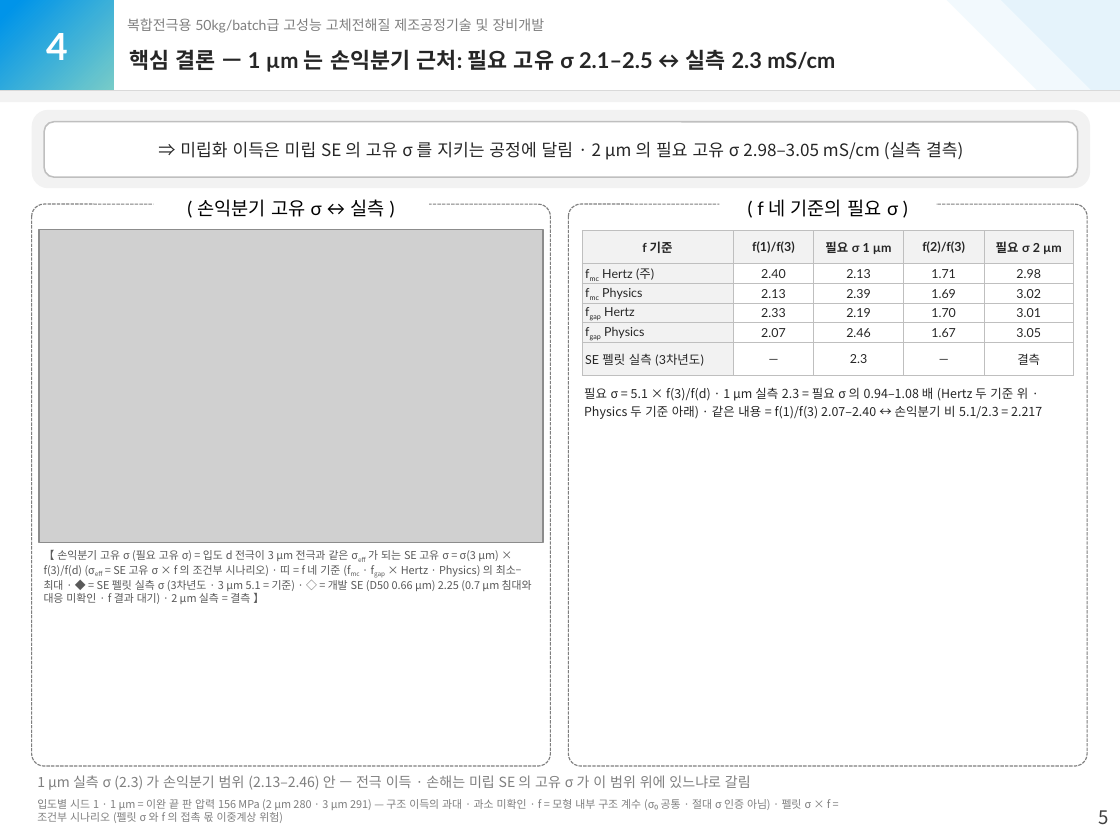
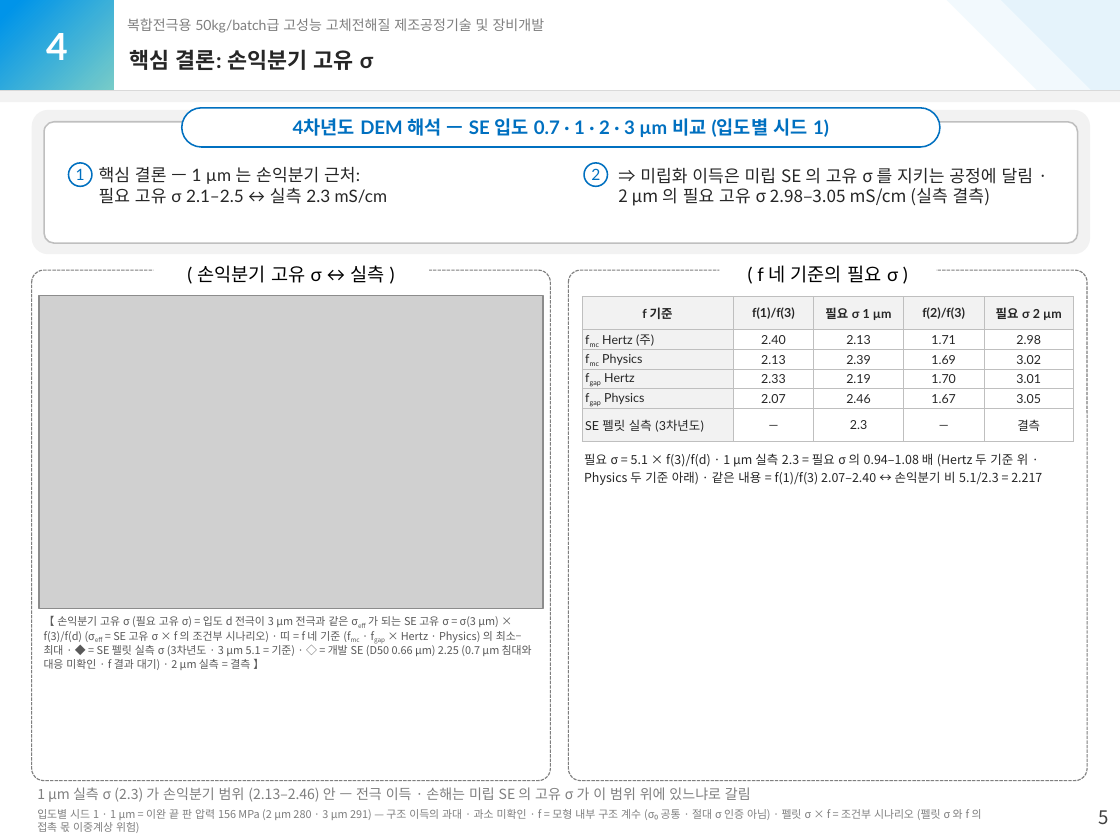
Before and after one commit to yonghoon7153-source/Yonghoon-DEM-DFT, a slide deck: slide 6 of docs/50kg/report_y4/draft3/kg50_report_y4_draft3.pptx. Drawn at 1120x840 pixels with LibreOffice and Linux fonts; fonts in the diff are those of the drawing; grey boxes stand for pictures. Boxes give left, top, right and bottom in pixels: in the first picture for what was removed or moved away, otherwise in the second. Text is boxed around its words. In the diff, an @@ line names an element or a change of style, - is before the commit and + after.

```diff
--- a/docs/50kg/report_y4/draft3/kg50_report_y4_draft3.pptx
+++ b/docs/50kg/report_y4/draft3/kg50_report_y4_draft3.pptx
@@ text at (x1=130, y1=49, x2=373, y2=70): text changed @@
-핵심 결론 — 1 µm 는 손익분기 근처: 필요 고유 σ 2.1–2.5 ↔ 실측 2.3 mS/cm
+핵심 결론: 손익분기 고유 σ
@@ rounded rectangle resized from (x1=31, y1=110, x2=1090, y2=188) to (x1=31, y1=110, x2=1090, y2=254) @@
@@ rounded rectangle at (x1=31, y1=110, x2=1090, y2=254): proportions changed @@
@@ rounded rectangle added at (x1=181, y1=108, x2=940, y2=147), fill #FFFFFF, outline #0070C0 1 pt, 12 pt, text #0070C0, bold @@
+4차년도 DEM 해석 — SE 입도 0.7 · 1 · 2 · 3 µm 비교 (입도별 시드 1)
@@ rounded rectangle at (x1=44, y1=122, x2=1077, y2=243): proportions changed @@
@@ rounded rectangle resized from (x1=44, y1=122, x2=1077, y2=177) to (x1=44, y1=122, x2=1077, y2=243) @@
@@ ellipse added at (x1=68, y1=162, x2=92, y2=186), fill #FFFFFF, outline #0070C0 1 pt, 10 pt, text #0070C0 @@
+1
@@ text added at (x1=99, y1=167, x2=387, y2=204), 11 pt, text #262626 @@
+핵심 결론 — 1 µm 는 손익분기 근처:
+필요 고유 σ 2.1–2.5 ↔ 실측 2.3 mS/cm
@@ ellipse added at (x1=585, y1=162, x2=608, y2=186), fill #FFFFFF, outline #0070C0 1 pt, 10 pt, text #0070C0 @@
+2
@@ text "⇒ 미립화 이득은 미립 SE ..." moved from (x1=180, y1=142, x2=963, y2=160) to (x1=618, y1=168, x2=1034, y2=206) @@
@@ text "⇒ 미립화 이득은 미립 SE ..." at (x1=618, y1=168, x2=1034, y2=206): alignment centre to left; vertical alignment middle to top @@
@@ rounded rectangle resized from (x1=569, y1=204, x2=1088, y2=766) to (x1=31, y1=270, x2=550, y2=781) @@
@@ rounded rectangle resized from (x1=31, y1=204, x2=550, y2=766) to (x1=569, y1=270, x2=1088, y2=781) @@
@@ 2 rectangles, 2 texts, 1 picture, 1 table moved together from (x1=39, y1=190, x2=1074, y2=604) to (x1=39, y1=256, x2=1074, y2=670) @@
@@ text "1 µm 실측 σ (2.3) ..." moved from (x1=37, y1=775, x2=751, y2=790) to (x1=37, y1=787, x2=751, y2=802) @@
@@ text "입도별 시드 1 · 1 ..." rewrapped from (x1=37, y1=799, x2=831, y2=823) to (x1=37, y1=809, x2=982, y2=833) @@
```
Also in this commit, not shown: 8 other slides changed, 13 other files.
